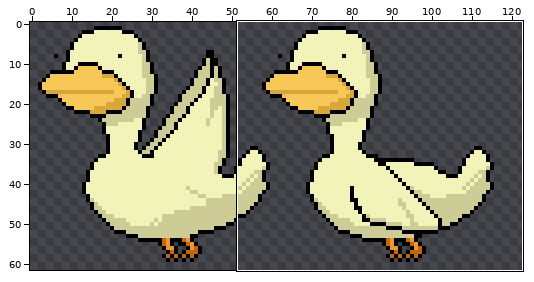
Two states of a sprite sheet, Such Life/Assets/Sprite/Placeholders/Animals/duck flying.png. Above: a wide view before the commit, with the close-up outlined.
Close-up. Before the edit:
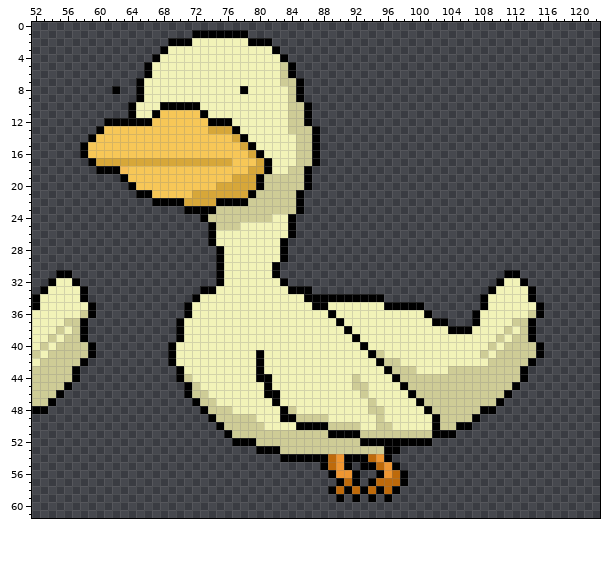
The file is 127x62 pixels. Shown: x 52..122, y 0..61. The wide view leaves out empty margins.
The result:
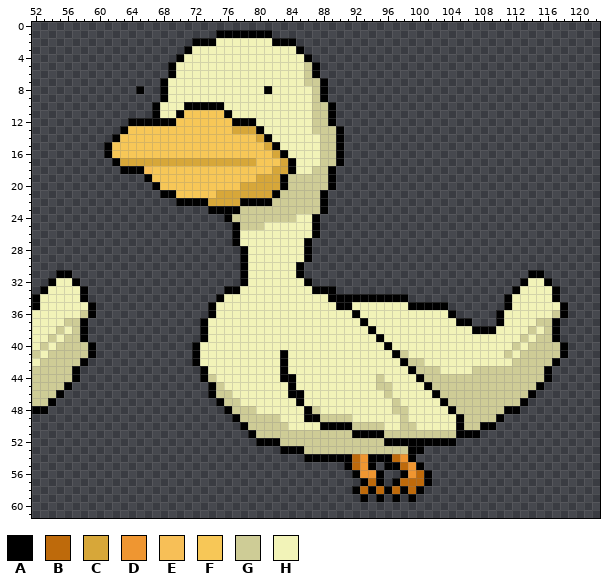
Palette (. is transparent): A #000000  B #be6a0b  C #d7a739  D #ef9631  E #f7bf57  F #f7c757  G #cecc96  H #f2f3b8
Change:
Changed rows in their new state; - is an unchanged pixel.
first column x 58:
 1 --------------...----AAA-------------------------------------
 2 -----------...AAA----HHHAAA----------------------------------
 3 ----------...A----------HHHA---------------------------------
 4 ---------...A------------HHHA--------------------------------
 5 --------...A-------------HHHGA-------------------------------
 6 --------...A-------------HHHGA-------------------------------
 7 -------...A--------------HHHGGA------------------------------
 8 ----.---..A---------H--A--HHHGA------------------------------
 9 -------...A---------------HHHGA------------------------------
10 ------...AHHH--AAA--------HHHGGA-----------------------------
11 ------...-HHA--FFFA-------HHHGGA-----------------------------
12 ---...---AAA----FFFAAA----HHHGGA-----------------------------
13 --...A----------FFFCCCA---HHHGGGA----------------------------
14 -...A--------------FFFCA---HHHGGA----------------------------
15 ...A----------------FFFCA--HHHGGA----------------------------
16 ...A-----------------FFFCA-HHHGGA----------------------------
17 -...A--------------CCCFFFCAHHHGGA----------------------------
18 --...AAAE------------FFFCCAHHGGA-----------------------------
19 -----...A----------FFFCCCA--GGGA-----------------------------
20 ------...A-------FFF--CCCA--GGGA-----------------------------
21 -------...AA--FFF----CCCA--GGGA------------------------------
22 ---------...-AAA-CCC-AAA---GGGA------------------------------
23 -------------...-AAA-------GGGA------------------------------
24 ---------------...A-----GGGHHA-------------------------------
25 ----------------...AGGG---HHHA-------------------------------
26 ----------------...A------HHHA-------------------------------
27 ----------------...A-----HHHA--------------------------------
28 -----------------...A----HHHA--------------------------------
29 -----------------...A----HHHA--------------------------------
30 -----------------...A---HHHA---------------------------------
31 -----------------...A---HHHA-------------------------..-AA---
32 -----------------...A----HHHA-----------------------...-HHA--
33 ---------------...AA------HHHAAA-------------------...A-HHHA-
34 --------------...A----------HHH-------AAA---------...A--HHHA-
35 -------------...A------------HH-AA----HHH--AAA----...A---HHHA
36 -------------...A--------------H--A--------HHHA--...A---HHHGA
37 ------------...A----------------H--A--------HHHAA...A-HHHGGA-
38 ------------...A-----------------H--A---------HHHAAA-H-HGHGA-
39 ------------...A------------------H--A--------------H-H-HGGA-
40 -----------...A--------------------H--A------------H-H-H-GGGA
41 -----------...A-------H--A----------HH-AG---------H-H-H--GGGA
42 -----------...A-------H--A-----------HHHAGG--------HHH--GGGA-
43 ------------...A------H--A------------HHHAGGG-HHH------GGGA--
44 ------------...AG-----HH-AA-------H--G-HHHA------------GGGA--
45 -------------...AG-----H--A-------HH-GG-HHHA----------GGGA---
46 -------------...AGG----HH-AA-------H--G--HHHA--------GGGA----
47 --------------...AGG----H--A--------H--G--HHHA------GGGA-----
48 ---------------...AGGG---HH-AG------HH-GG--HHHA---GGGAA------
49 ----------------...A--GGGHHHAA-GGG---H--G---HHHA-GGGA--------
50 -----------------...A--GGG-HHH-AAA-GG-H-GG--HHH-GGAA---------
51 ------------------...A---------GGG-AAA------GGGAAA-----------
52 -------------------...AAA----------GGG------AAA--------------
53 ----------------------...AAA----------GGGAA------------------
54 -------------------------...---AA-BDAA-BDA-------------------
55 ------------------------------...-BD-.A-BDA------------------
56 -------------------------------...-DD-..-DBA-----------------
57 --------------------------------...ABA.ABBBA-----------------
58 -------------------------------...ABABABABA------------------
59 --------------------------------.-.A.A.A-A-------------------
Changed places in both close-ups, as pixel boxes (x1, y1, x2, y2):
changed: (80, 30, 568, 502)
